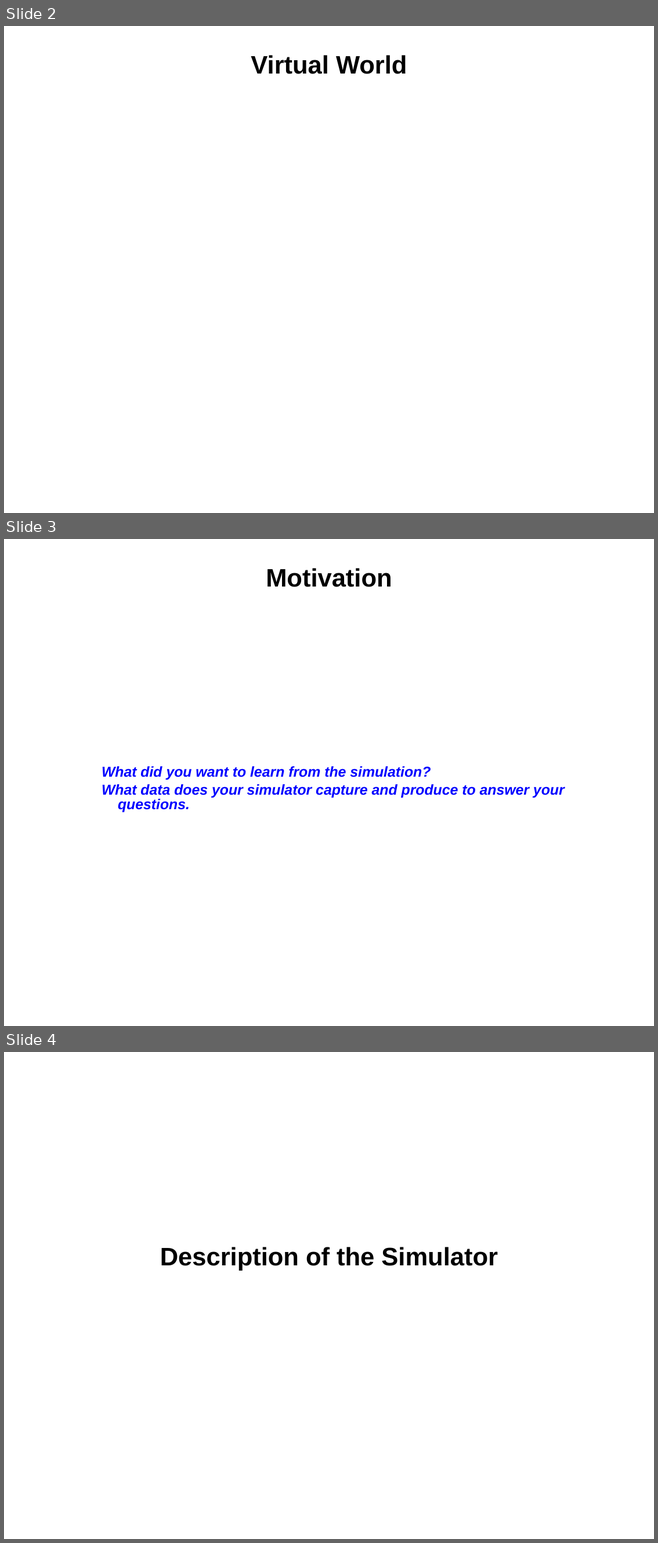
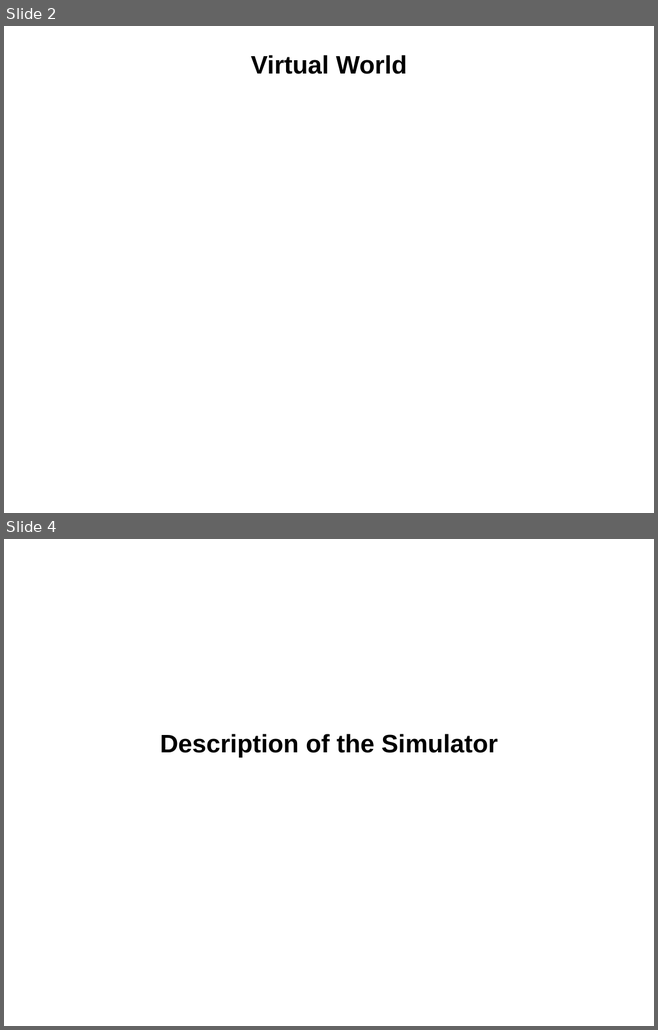
Before and after one commit to Steve132/solongsucker, a slide deck: doc/Presentation.ppt. Shown one above the other, each under a label of ours: slides 2, 3 and 4 before the commit, slides 2 and 4 after it; the slides between them are not shown. The pictures are 658x1543 and 658x1030 pixels, drawn with LibreOffice and Linux fonts; fonts in the diff are those of the drawing. Boxes give left, top, right and bottom in pixels: in the first picture for what was removed or moved away, otherwise in the second. Text is boxed around its words. In the diff, an @@ line names an element or a change of style, - is before the commit and + after.

```diff
--- a/doc/Presentation.ppt
+++ b/doc/Presentation.ppt
@@ slide 3 removed at [4,539,654,1026], background #FFFFFF @@
@@ title removed at [266,568,391,587] @@
-Motivation
@@ subtitle removed at [101,766,564,812] @@
-    What did you want to learn from the simulation?
-    What data does your simulator capture and produce to answer your questions.
```
Also in this commit, not shown: 1 slide added.
